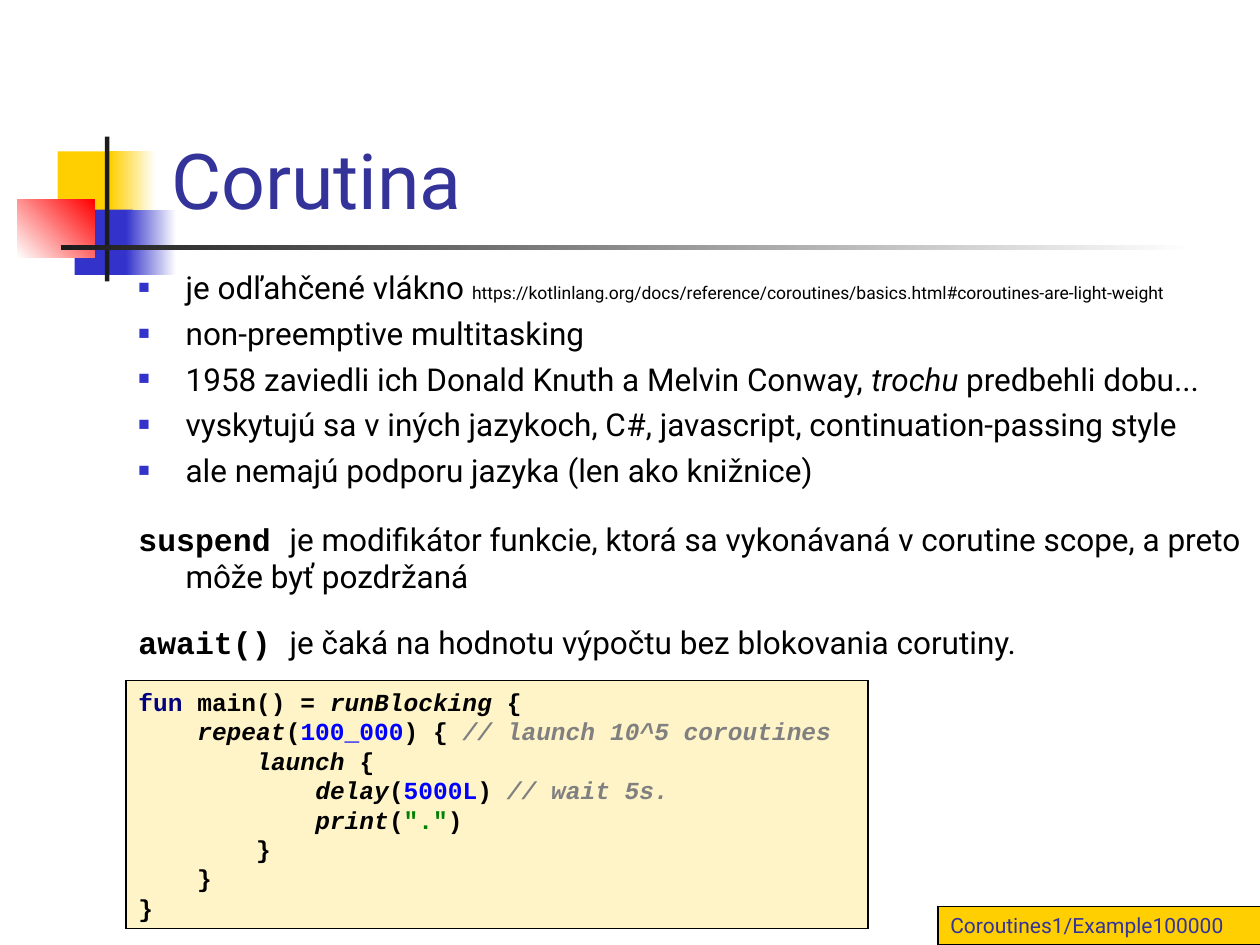
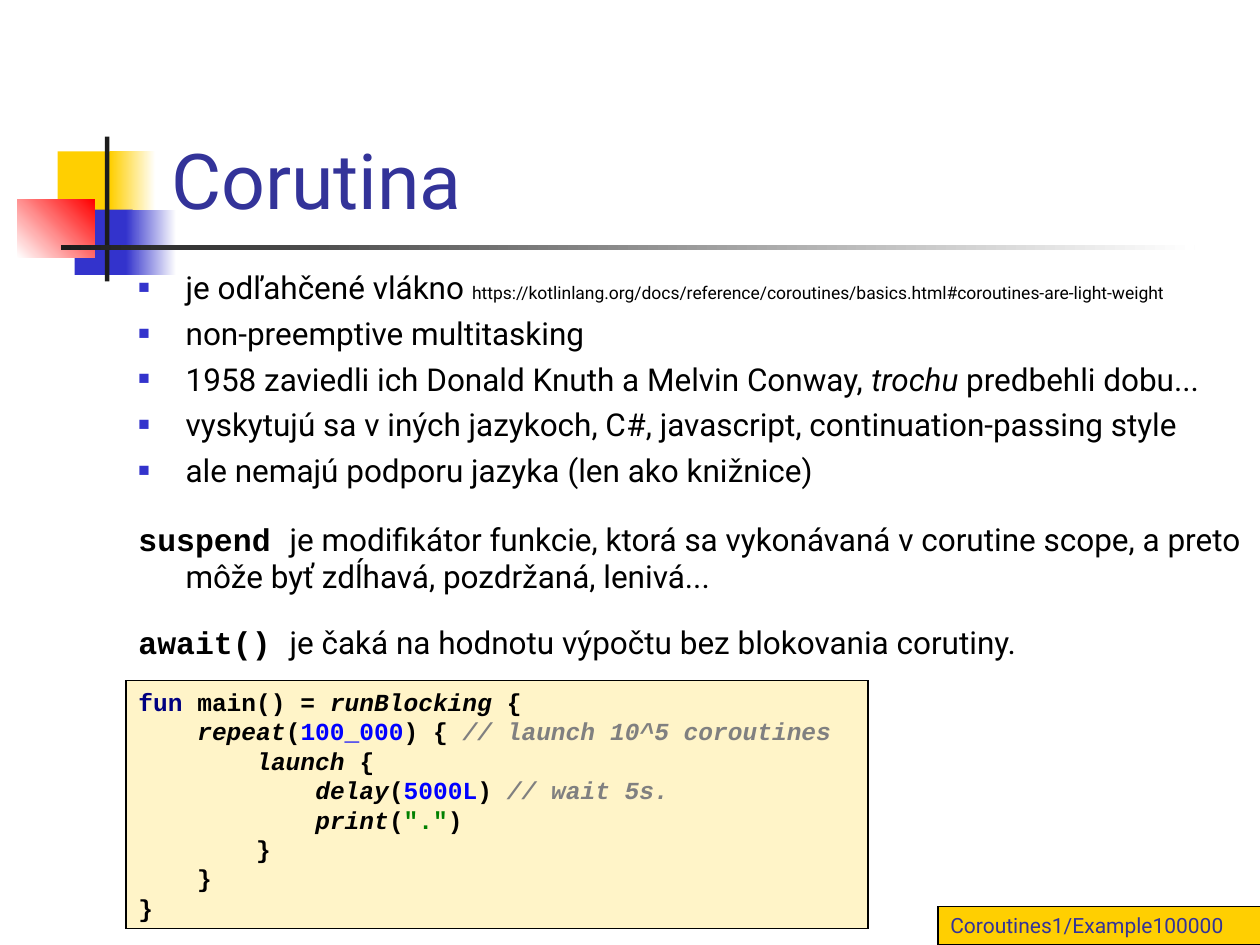
Before and after one commit to vmandro/Prednasky, a slide deck: slide 8 of 10/10_Android.ppt. Drawn at 1260x945 pixels with LibreOffice and Linux fonts; fonts in the diff are those of the drawing. Boxes give left, top, right and bottom in pixels: in the first picture for what was removed or moved away, otherwise in the second. Text is boxed around its words. In the diff, an @@ line names an element or a change of style, - is before the commit and + after.

```diff
--- a/10/10_Android.ppt
+++ b/10/10_Android.ppt
@@ text at [138, 527, 1241, 595]: text changed @@
-suspend je modifikátor funkcie, ktorá sa vykonávaná v corutine scope, a preto môže byť pozdržaná
+suspend je modifikátor funkcie, ktorá sa vykonávaná v corutine scope, a preto môže byť zdĺhavá, pozdržaná, lenivá...
```
Also in this commit, not shown: 10 other slides changed, 1 slide added, 2 other files.
